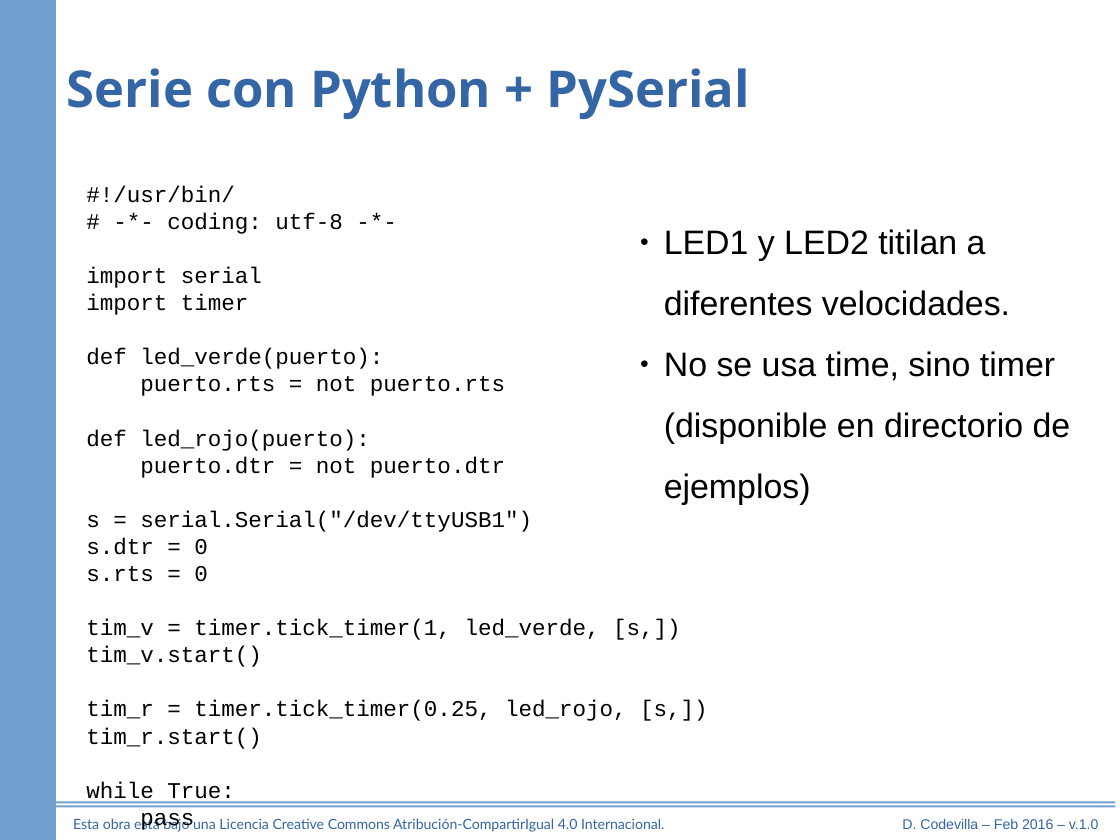
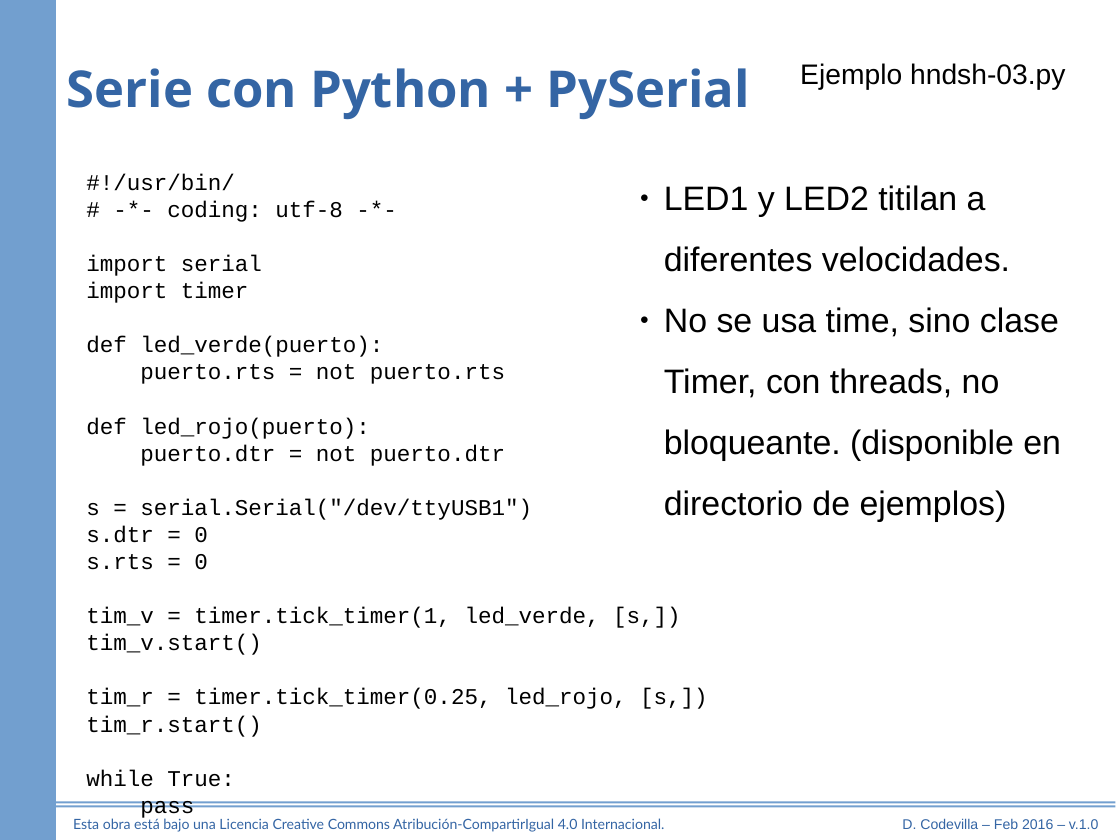
Before and after one commit to diegocode/serie, a slide deck: slide 42 of referencia/puerto_serie.odp (slide 38 before the commit). Drawn at 1120x840 pixels with LibreOffice and Linux fonts; fonts in the diff are those of the drawing. Boxes give left, top, right and bottom in pixels: in the first picture for what was removed or moved away, otherwise in the second. Text is boxed around its words. In the diff, an @@ line names an element or a change of style, - is before the commit and + after.

```diff
--- a/referencia/puerto_serie.odp
+++ b/referencia/puerto_serie.odp
@@ text added at box(800, 63, 1065, 90), 20 pt, text #000000 @@
+Ejemplo hndsh-03.py
@@ text "#!/usr/bin/": place and size @@
-text "#!/usr/bin/" at box(86, 186, 708, 832)
+text "#!/usr/bin/" at box(86, 174, 708, 821)
@@ text "LED1 y LED2 titilan a ...": place and size @@
-text "LED1 y LED2 titilan a ..." at box(664, 229, 1071, 505)
+text "LED1 y LED2 titilan a ..." at box(664, 185, 1061, 522)
@@ text at box(664, 307, 1061, 522): text changed @@
-● No se usa time, sino timer (disponible en directorio de ejemplos)
+● No se usa time, sino clase Timer, con threads, no bloqueante. (disponible en directorio de ejemplos)
```
Also in this commit, not shown: 7 other slides changed, 5 slides added, 1 slide removed, 28 other files.
